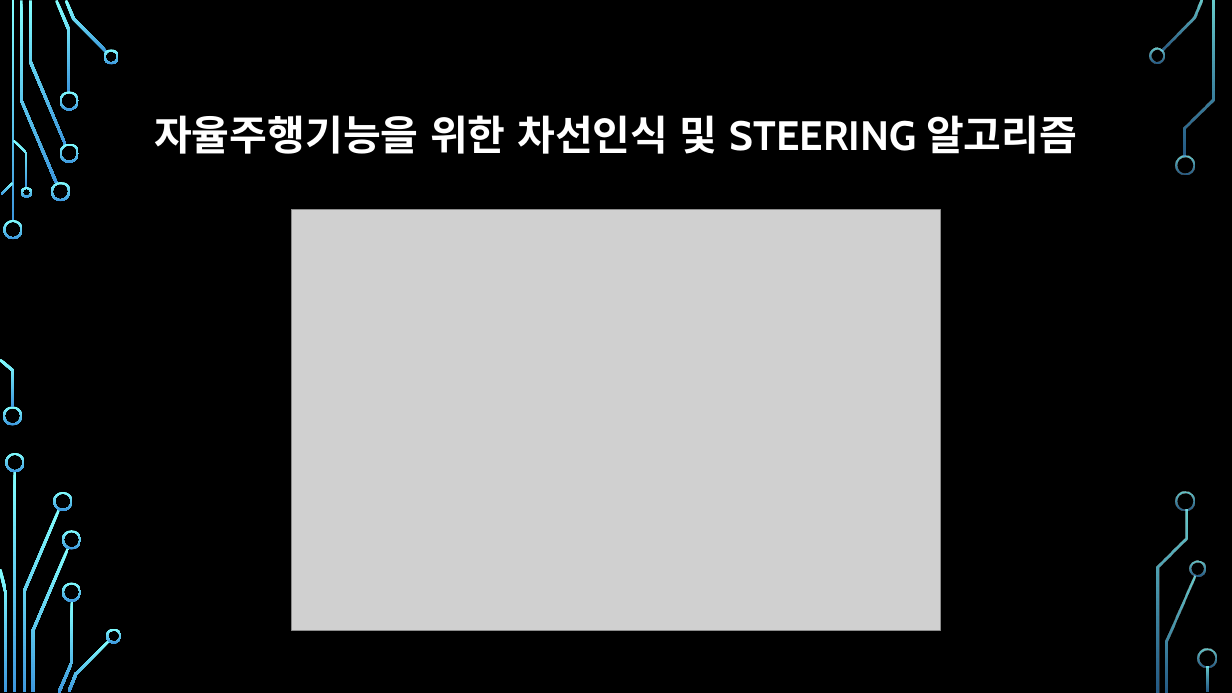
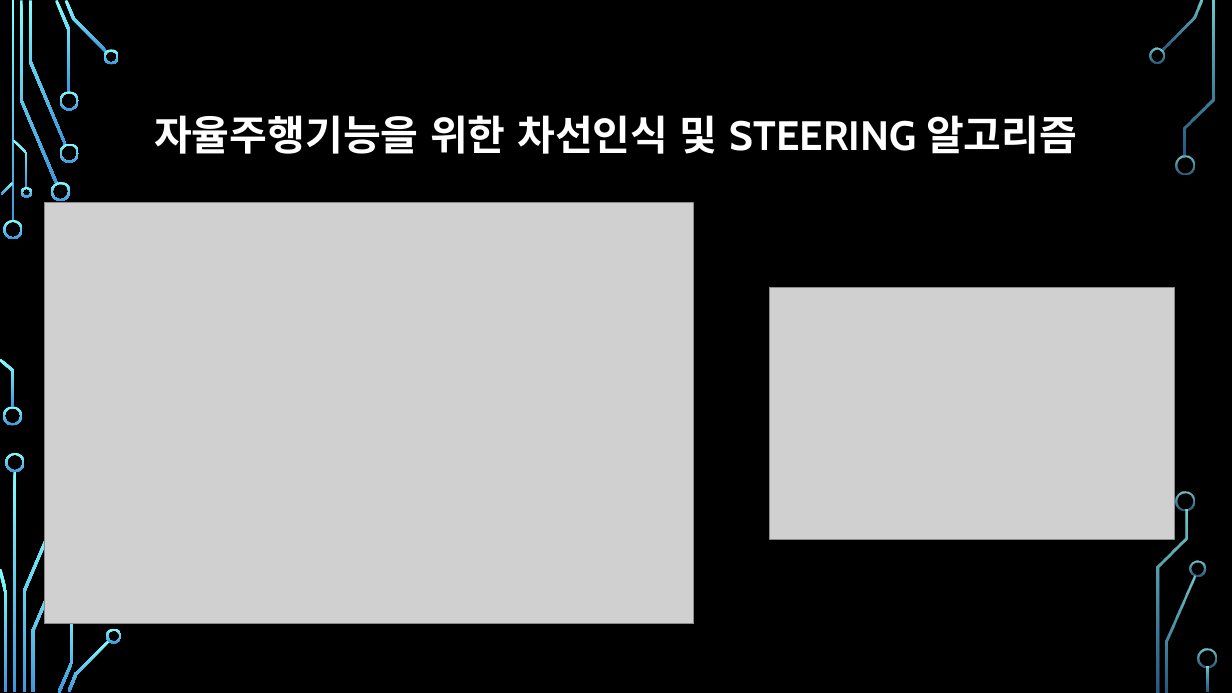
Before and after one commit to dlwnstjr2004/EskerJuneA, a slide deck: slide 3 of report/4조 3주차/VLSI 졸업작품 4조 발표 ppt 03.pptx (slide 2 before the commit). Drawn at 1232x693 pixels with LibreOffice and Linux fonts; fonts in the diff are those of the drawing; grey boxes stand for pictures; background and template pictures are left out. Boxes give left, top, right and bottom in pixels: in the first picture for what was removed or moved away, otherwise in the second. Text is boxed around its words. In the diff, an @@ line names an element or a change of style, - is before the commit and + after.

```diff
--- a/report/4조 3주차/VLSI 졸업작품 4조 발표 ppt 03.pptx
+++ b/report/4조 3주차/VLSI 졸업작품 4조 발표 ppt 03.pptx
@@ picture: place and size @@
-picture at (291,210,941,631)
+picture at (44,203,694,625)
@@ picture added at (770,287,1175,539) @@
@@ freeform shape removed at (54,492,73,511) @@
@@ freeform shape removed at (62,531,81,550) @@
@@ freeform shape removed at (62,582,81,602) @@
```
Also in this commit, not shown: 1 other slide changed, 2 slides added.
